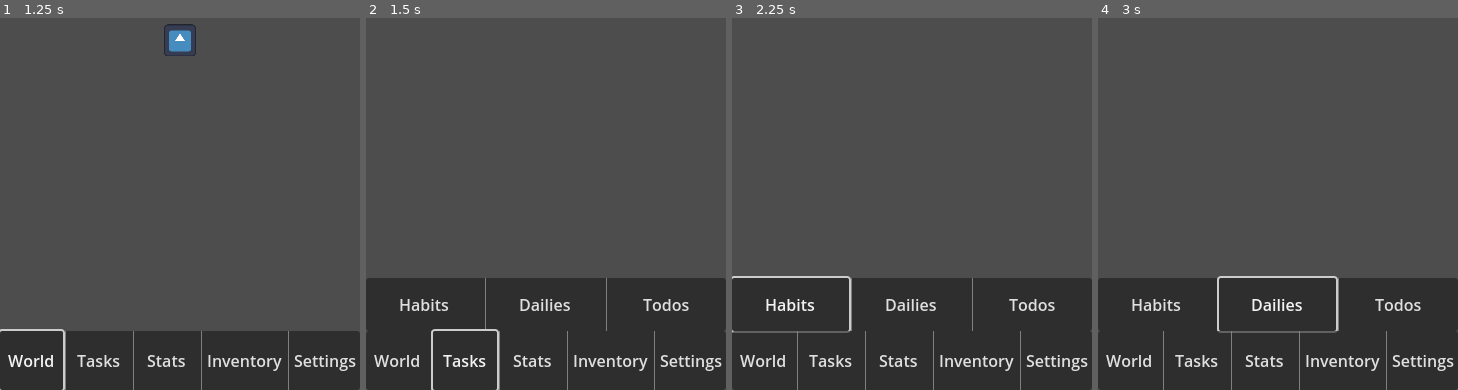
Above: before the commit, frames 1-4 (left to right).
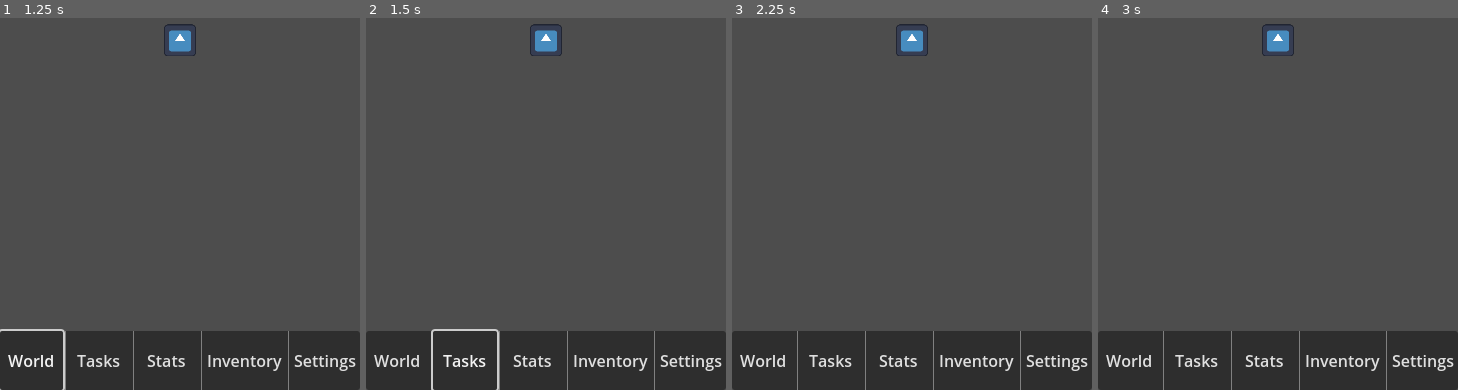
Above: after the commit, the same moments.

Repository: Knight-XAura/TaskRPG
Game: Godot game, scene res://main.tscn
Two runs of this game, one before a commit and one after it. Both use one fixed random seed, a clock stepped at 60 frames per second and the inputs below. The engine's default icon, where the game draws it, is replaced by a stand-in: a white triangle on a blue panel in a dark square.
Inputs (mouse positions are in pixels of both pictures, inside the frame that each line leads up to):
- Up to frame 1 (1.25 s): click "World" at 0.5 s
- Up to frame 2 (1.5 s): click "Tasks" at 1.25 s
- Up to frame 3 (2.25 s): click (789, 304) at 2 s, where only the run before the commit has a clickable "Habits"
- Up to frame 4 (3 s): click (1278, 304) at 2.75 s, where only the run before the commit has a clickable "Dailies"

Frame 1 is identical in both runs. In frame 2, 14% of the frame differs, in the area x 0-100%, y 1-85%; in frame 3, 15%; in frame 4, 15%.
Error after the commit: Trying to assign an array of type "Array" to a variable of type "Array[PackedScene]". (res://Main.gd:10)

Commit message:
More Refactoring and broke some stuff, working on fixing

Diff:
--- a/Main.gd
+++ b/Main.gd
@@ -6,14 +6,21 @@
 @onready var current_tab: Control = world
 
 var current_tab_eid: MAIN_NAVIGATION_TABS = MAIN_NAVIGATION_TABS.WORLD
-
-const MAIN_NAVIGATION_SCENES: Array[PackedScene] = [
-	null,
-	preload("res://menu/tasks/tasks.tscn"),
-	preload("res://menu/stats/stats.tscn"),
-	preload("res://menu/inventory/inventory.tscn"),
-	preload("res://menu/settings/settings.tscn")
-]
+# Need to fix this not able to use if statement to pull what set of data I want (making type Array fixes this, but isn't as strongly statically typed
+var main_navigation_scenes: Array[PackedScene] = [
+		null,
+		load("user://user_tasks.scn"),
+		preload("res://menu/stats/stats.tscn"),
+		preload("res://menu/inventory/inventory.tscn"),
+		preload("res://menu/settings/settings.tscn")
+]	if FileAccess.open("user://user_tasks.scn", FileAccess.READ) != null \
+	else [
+		null,
+		preload("res://menu/tasks/tasks.tscn"),
+		preload("res://menu/stats/stats.tscn"),
+		preload("res://menu/inventory/inventory.tscn"),
+		preload("res://menu/settings/settings.tscn")
+	]
 
 enum MAIN_NAVIGATION_TABS {
 	WORLD = 0,
@@ -27,17 +34,19 @@
 func _init() -> void:
 	pass # Need code to pull last saved data
 
-
-func _on_main_navigation_bar_pressed(new_tab_eid: int) -> void:
-	if current_tab_eid != new_tab_eid:
+# Signals disappeared on me again
+func _on_main_navigation_bar_pressed(tab_to_show_eid: int) -> void:
+	if current_tab_eid != tab_to_show_eid:
 		var tab_to_hide: Control = current_tab
-		var tab_to_show = MAIN_NAVIGATION_SCENES[new_tab_eid].instantiate() as Control \
-				if MAIN_NAVIGATION_SCENES[new_tab_eid] != null \
-				else world
+		var tab_to_show = main_navigation_scenes[tab_to_show_eid].instantiate() as Control \
+			if main_navigation_scenes[tab_to_show_eid] != null \
+			else world
 		if tab_to_show != world:
 			view.add_child(tab_to_show, true)
 		current_tab = tab_to_show
-		current_tab_eid = new_tab_eid as MAIN_NAVIGATION_TABS
+		current_tab_eid = tab_to_show_eid as MAIN_NAVIGATION_TABS
+		if current_tab_eid == MAIN_NAVIGATION_TABS.TASKS:
+			current_tab.user_tasks_updated.connect("_on_user_tasks_updated")
 		if current_tab_eid == MAIN_NAVIGATION_TABS.WORLD:
 			current_tab.show()
 		tab_to_hide.hide()
@@ -47,3 +56,8 @@
 
 func _exit_tree() -> void:
 	pass # Save data to file
+
+
+func _on_user_tasks_updated() -> void:
+	main_navigation_scenes[MAIN_NAVIGATION_TABS.TASKS] = load("user://user_tasks.scn")
+	print("UPDATED")
--- a/main.tscn
+++ b/main.tscn
@@ -95,9 +95,3 @@
 size_flags_horizontal = 3
 text = "Settings"
 flat = true
-
-[connection signal="pressed" from="HUD/Main/NavigationContainer/Navigation/World" to="HUD/Main" method="_on_main_navigation_bar_pressed" binds= [0]]
-[connection signal="pressed" from="HUD/Main/NavigationContainer/Navigation/Tasks" to="HUD/Main" method="_on_main_navigation_bar_pressed" binds= [1]]
-[connection signal="pressed" from="HUD/Main/NavigationContainer/Navigation/Stats" to="HUD/Main" method="_on_main_navigation_bar_pressed" binds= [2]]
-[connection signal="pressed" from="HUD/Main/NavigationContainer/Navigation/Inventory" to="HUD/Main" method="_on_main_navigation_bar_pressed" binds= [3]]
-[connection signal="pressed" from="HUD/Main/NavigationContainer/Navigation/Settings" to="HUD/Main" method="_on_main_navigation_bar_pressed" binds= [4]]
--- a/menu/tasks/tasks.gd
+++ b/menu/tasks/tasks.gd
@@ -1,5 +1,6 @@
 extends VBoxContainer
 
+signal user_tasks_updated
 
 @onready var task_view: ScrollContainer = $View as ScrollContainer
 
@@ -10,7 +11,7 @@
 var previously_open_tab_scene: PackedScene
 var previously_open_tab: Control
 
-const TASK_NAVIGATION_SCENES: Array[PackedScene] = [
+const TASK_SCENES: Array[PackedScene] = [
 	preload("res://menu/tasks/habit/habit.tscn"),
 	preload("res://menu/tasks/daily/daily.tscn"),
 	preload("res://menu/tasks/todo/todo.tscn")
@@ -25,25 +26,31 @@
 func _init() -> void:
 	pass # Need code to pull last saved tab
 
-
+# Below this point needs reconstructing
+# Also need to figure out tasks for inheritance scenes vs scene containing users tasks
 func _ready() -> void:
 	if previously_open_tab != null:
-		previously_open_tab = previously_open_tab_scene.instantiate()
-		task_view.add_child(previously_open_tab, true) # Need to assign tabs eid to current_tab_eid
-		current_tab = previously_open_tab
+		current_tab = previously_open_tab # Need to finish completing this
 
 # Might be able to emit signals to improve this and the _ready function
 func _on_task_navigation_bar_pressed(new_tab_eid: int) -> void:
 	if current_tab_eid != new_tab_eid:
 		var tab_to_hide: Control = current_tab
-		var tab_to_show = TASK_NAVIGATION_SCENES[new_tab_eid].instantiate() as Control
-		task_view.add_child(tab_to_show, true)
-		current_tab = tab_to_show
+		#current_tab = tab_to_show
 		current_tab_eid = new_tab_eid as TASK_NAVIGATION_TABS
-		if previously_open_tab != null:
+		if previously_open_tab != null: # Same as tab_to_hide node check
 			tab_to_hide.hide()
-			tab_to_hide.queue_free()
 
 
 func _exit_tree() -> void:
-	pass # Save previously open tab to file or even keep in ram somewhere else and save later
+	get_children_recursively(self)
+	var user_tasks_scene: PackedScene = PackedScene.new()
+	user_tasks_scene.pack(self)
+	ResourceSaver.save(user_tasks_scene, "user://user_tasks.scn")
+	user_tasks_updated.emit()
+
+
+func get_children_recursively(parent: Node) -> void:
+	for node in parent.get_children():
+		get_children_recursively(node)
+		node.owner = self
